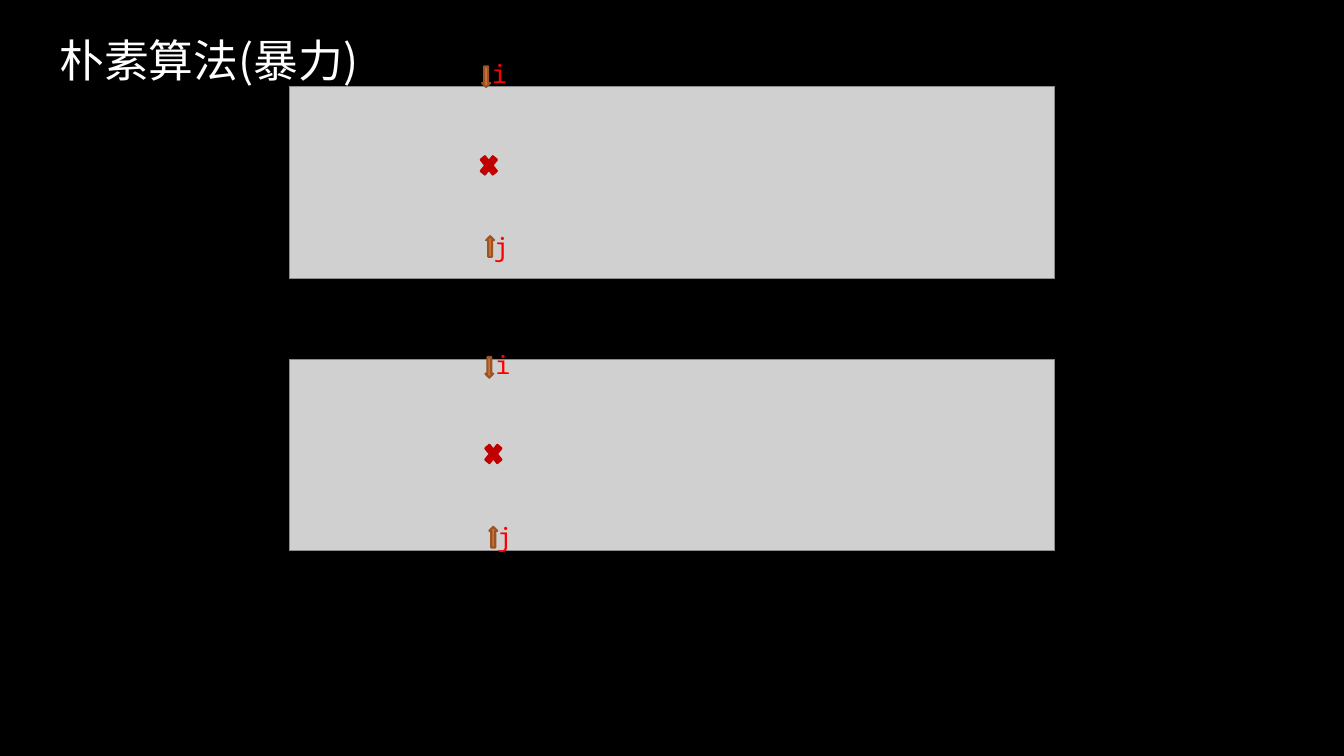
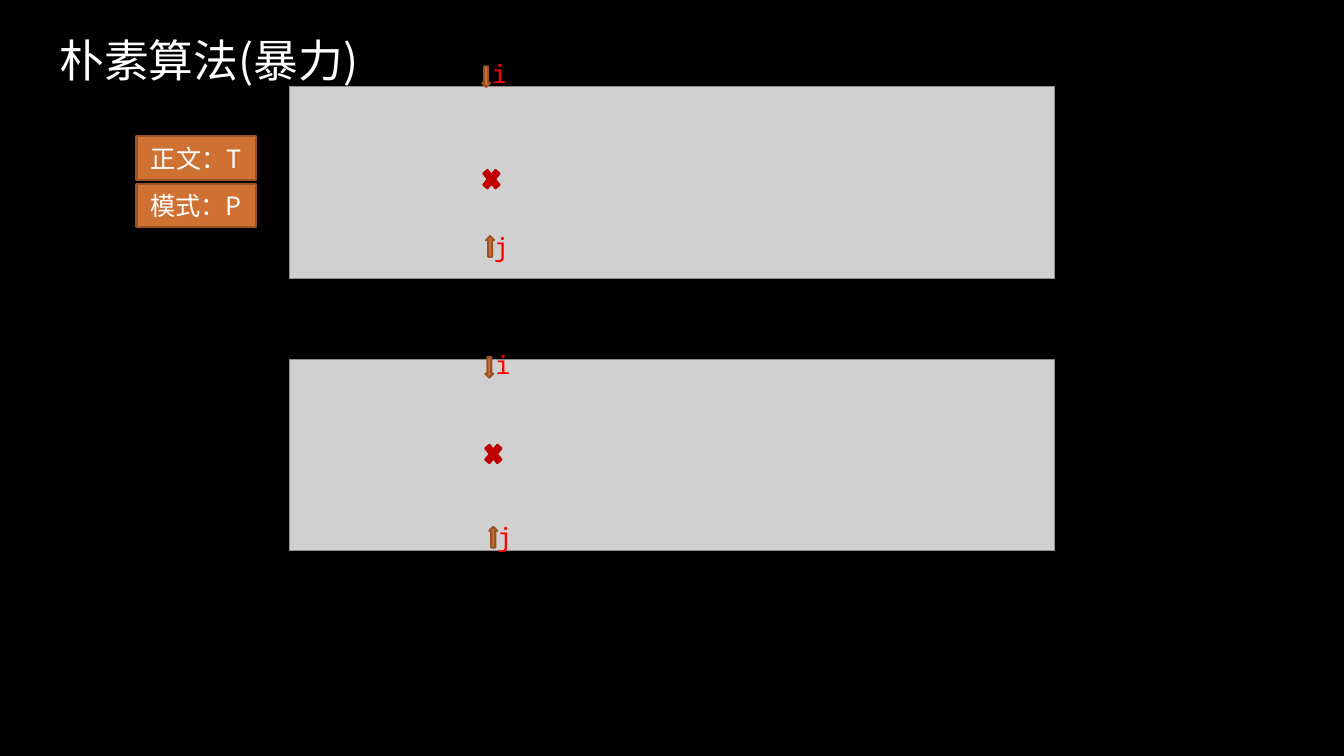
Before and after one commit to gzshawnliang/competitive-programming, a slide deck: slide 2 of doc/Other/KMP算法.pptx. Drawn at 1344x756 pixels with LibreOffice and Linux fonts; fonts in the diff are those of the drawing; grey boxes stand for pictures; background and template pictures are left out. Boxes give left, top, right and bottom in pixels: in the first picture for what was removed or moved away, otherwise in the second. Text is boxed around its words. In the diff, an @@ line names an element or a change of style, - is before the commit and + after.

```diff
--- a/doc/Other/KMP算法.pptx
+++ b/doc/Other/KMP算法.pptx
@@ rectangle added at (136, 136, 255, 179), fill #CF7133, outline #995426 1.5 pt, 18 pt, text #FFFFFF @@
+正文：T
@@ cross: place and size @@
-cross at (477, 151, 500, 179)
+cross at (480, 165, 503, 194)
@@ rectangle added at (136, 184, 255, 227), fill #CF7133, outline #995426 1.5 pt, 18 pt, text #FFFFFF @@
+模式：P
```
Also in this commit, not shown: 1 other slide changed, 1 other file.
